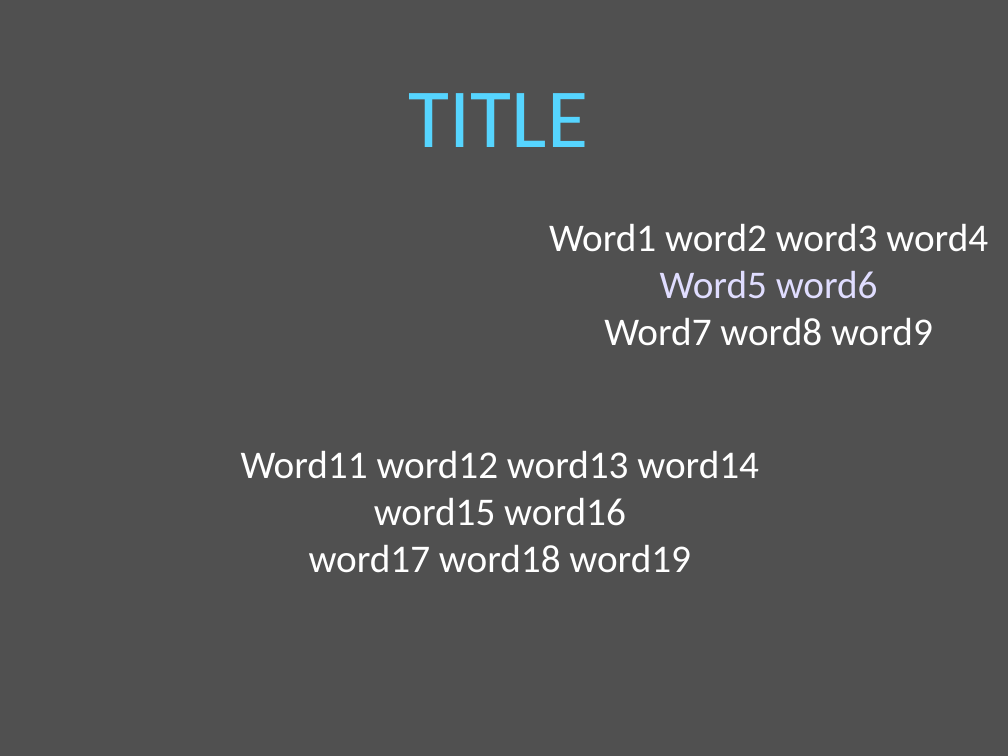
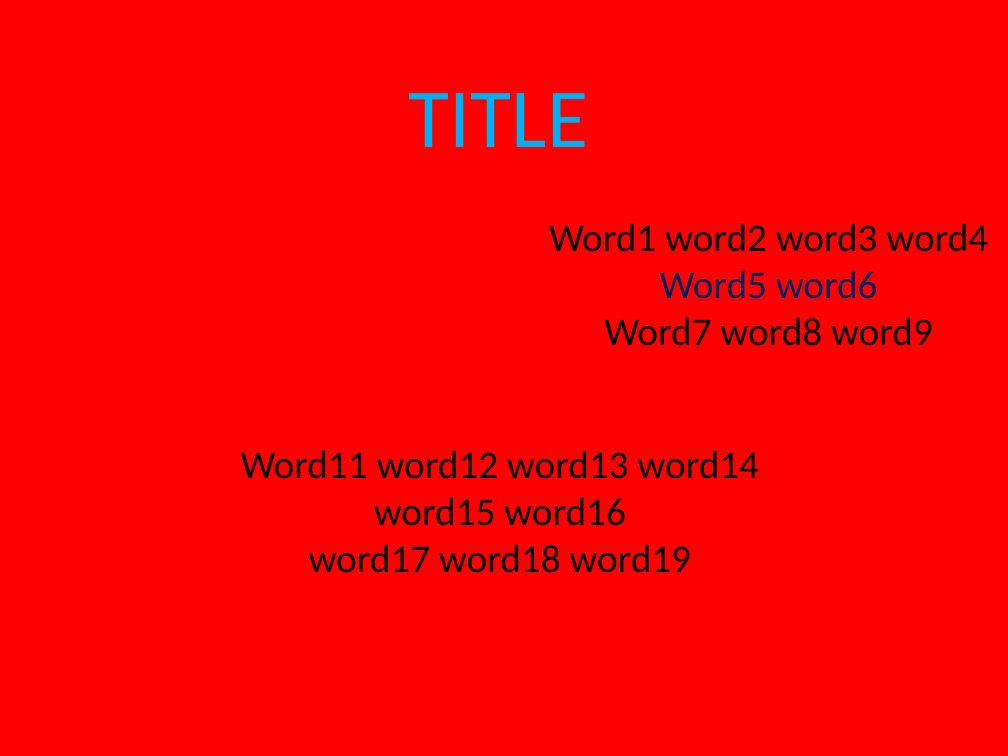
Before and after one commit to moran-abitbul/PreFix, a slide deck: slide 1 of server/uploads/updated-format.pptx. Drawn at 1008x756 pixels with LibreOffice and Linux fonts; fonts in the diff are those of the drawing. Boxes give left, top, right and bottom in pixels: in the first picture for what was removed or moved away, otherwise in the second. Text is boxed around its words. In the diff, an @@ line names an element or a change of style, - is before the commit and + after.

```diff
--- a/server/uploads/updated-format.pptx
+++ b/server/uploads/updated-format.pptx
@@ background #505050 to #FF0000 @@
@@ text "TITLE" at bbox=[409, 93, 588, 147]: text colour #56D5FF to #00B0F0 @@
@@ text "Word1 word2 word3 word4" at bbox=[549, 223, 988, 346]: text colour #FFFFFF to #000000 in "Word1 word2 word3 word4", "Word7 word8 word9"; text colour #E0DDFF to #002060 in "Word5 word6" @@
@@ text "Word11 word12 word13 word14" at bbox=[241, 450, 759, 573]: text colour #FFFFFF to #000000 @@
```
Also in this commit, not shown: 1 other slide changed, 9 other files.
